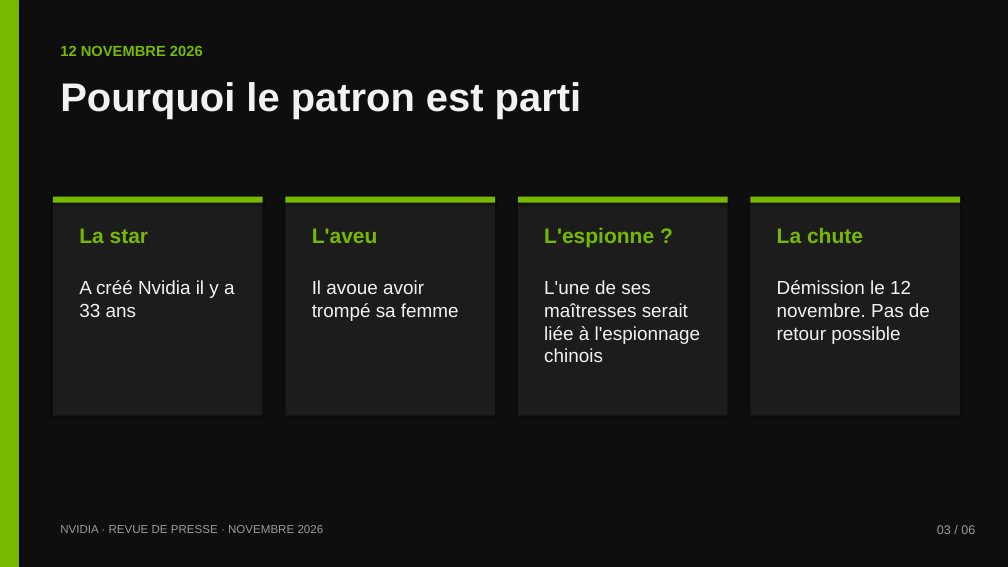
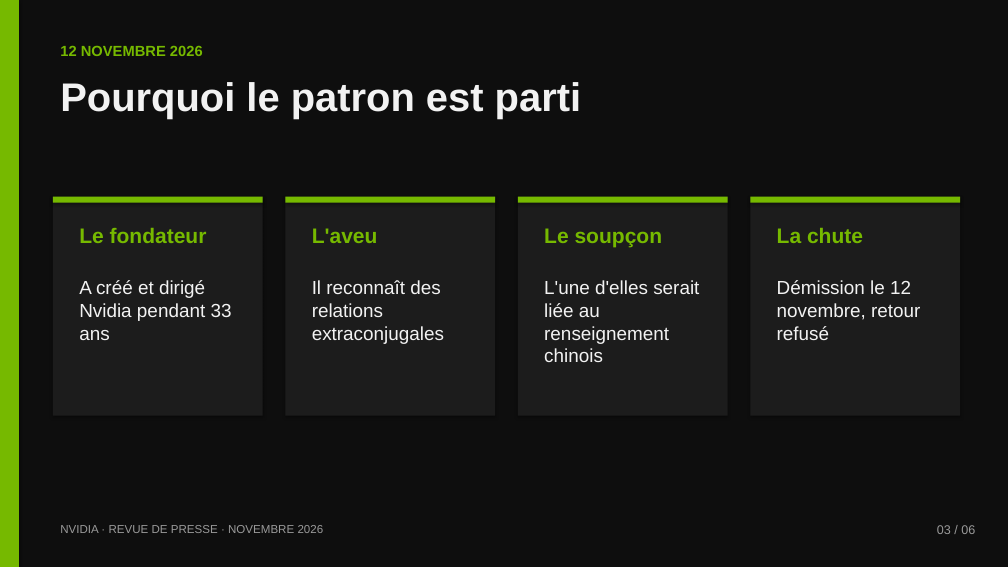
Before and after one commit to dehamnaadam-hue/Encole, a slide deck: slide 3 of nvidia/Nvidia-revue-de-presse.pptx. Drawn at 1008x567 pixels with LibreOffice and Linux fonts; fonts in the diff are those of the drawing. Boxes give left, top, right and bottom in pixels: in the first picture for what was removed or moved away, otherwise in the second. Text is boxed around its words. In the diff, an @@ line names an element or a change of style, - is before the commit and + after.

```diff
--- a/nvidia/Nvidia-revue-de-presse.pptx
+++ b/nvidia/Nvidia-revue-de-presse.pptx
@@ text at (x1=79, y1=228, x2=207, y2=243): text changed @@
-La star
+Le fondateur
@@ text at (x1=544, y1=228, x2=663, y2=248): text changed @@
-L'espionne ?
+Le soupçon
@@ text at (x1=79, y1=280, x2=232, y2=340): text changed @@
-A créé Nvidia il y a 33 ans
+A créé et dirigé Nvidia pendant 33 ans
@@ text at (x1=312, y1=280, x2=444, y2=344): text changed @@
-Il avoue avoir trompé sa femme
+Il reconnaît des relations extraconjugales
@@ text at (x1=544, y1=280, x2=699, y2=362): text changed @@
-L'une de ses maîtresses serait liée à l'espionnage chinois
+L'une d'elles serait liée au renseignement chinois
@@ text at (x1=777, y1=280, x2=920, y2=340): text changed @@
-Démission le 12 novembre. Pas de retour possible
+Démission le 12 novembre, retour refusé
```
Also in this commit, not shown: 3 other slides changed, 1 other file.
